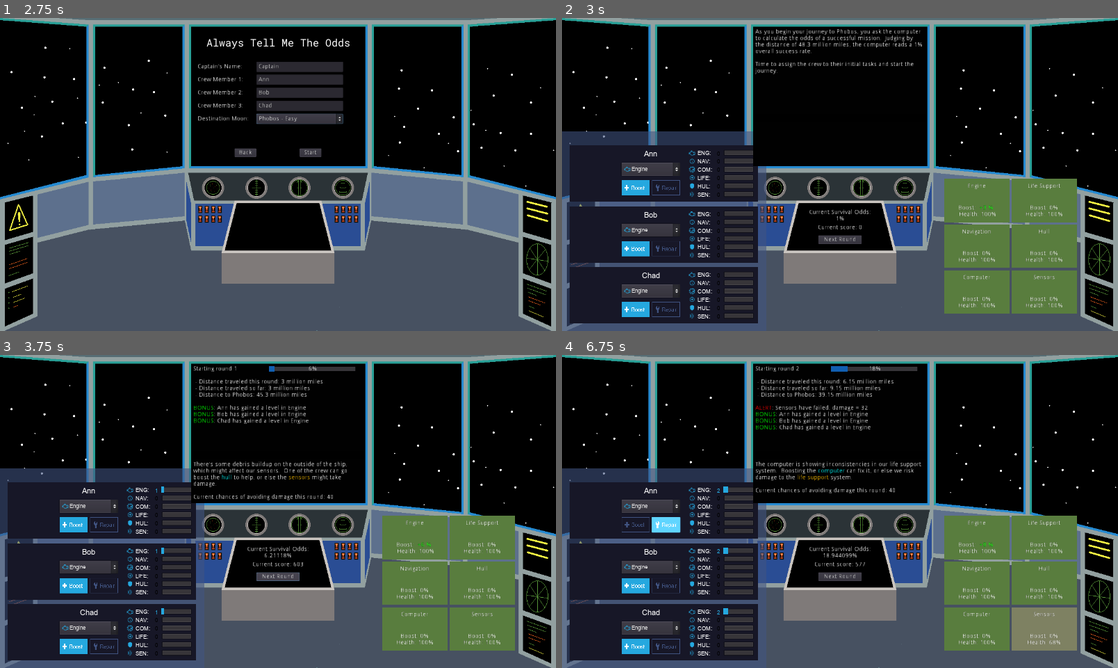
Above: before the commit, frames 1-4 (two rows, left to right).
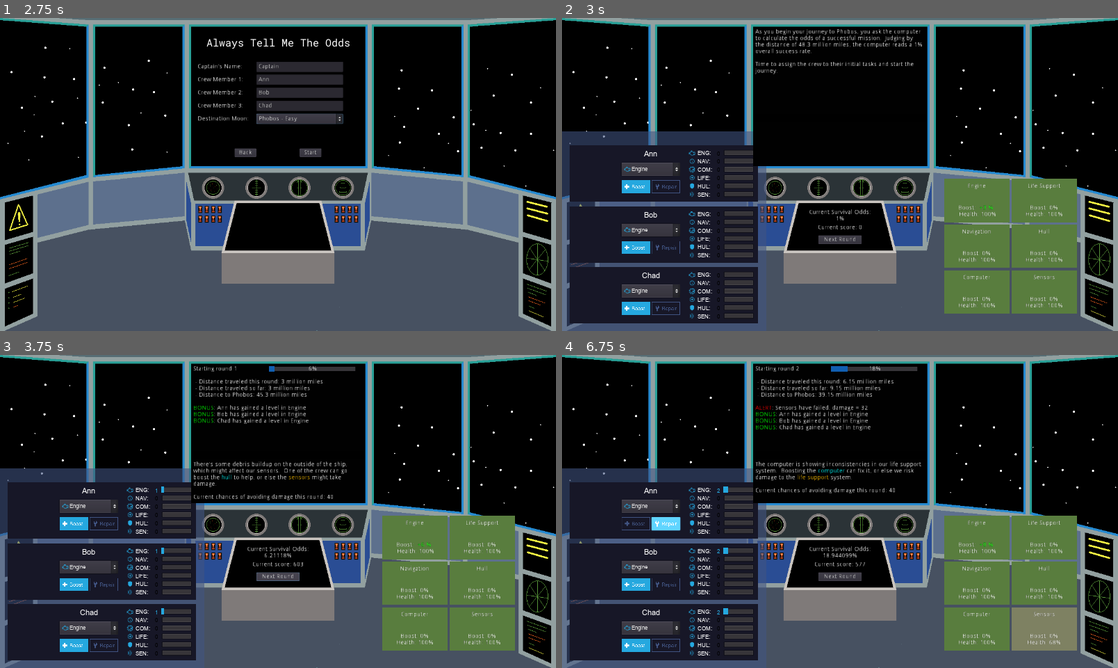
Above: after the commit, the same moments.

Repository: cparlette/alwaystellmetheodds
Game: Godot game, scene res://MainMenu.tscn
The game is run twice, just before and just after one commit, with the same random seed, the same clock (stepped at 60 frames per second) and the same inputs.
Inputs (mouse positions are in pixels of both pictures, inside the frame that each line leads up to):
- Up to frame 1 (2.75 s): click "New Game" at 0.5 s; click "Phobos - Easy" at 1.25 s; click "Phobos - Easy" at 2 s
- Up to frame 2 (3 s): click "Start" at 2.75 s
- Up to frame 3 (3.75 s): click "Next Round" at 3.5 s
- Up to frame 4 (6.75 s): click "Next Round" at 4.25 s; click "Engine" at 5 s; click (634, 524) at 5.77 s; click (667, 524) at 6.52 s

Frame 1 is identical in both runs. In frame 2, 0.3% of the frame differs, in the area x 10-22%, y 51-96%; in frame 3, 0.3%; in frame 4, 0.4%.

Commit message:
Fixed button sizes so it wasn't stretched

Diff:
--- a/Crew.tscn
+++ b/Crew.tscn
@@ -19,30 +19,29 @@
 [sub_resource type="StyleBoxFlat" id=1]
 bg_color = Color( 0.14902, 0.662745, 0.878431, 1 )
 
-[sub_resource type="Theme" id=3]
-
-[sub_resource type="ImageTexture" id=7]
-
-[sub_resource type="ImageTexture" id=8]
-
-[sub_resource type="StyleBoxTexture" id=4]
+[sub_resource type="Theme" id=2]
+
+[sub_resource type="ImageTexture" id=3]
+
+[sub_resource type="ImageTexture" id=4]
+
+[sub_resource type="StyleBoxTexture" id=5]
 texture = ExtResource( 11 )
 region_rect = Rect2( 0, 0, 276, 126 )
 
-[sub_resource type="StyleBoxTexture" id=5]
+[sub_resource type="StyleBoxTexture" id=6]
 texture = ExtResource( 10 )
 region_rect = Rect2( 0, 0, 276, 126 )
 
-[sub_resource type="StyleBoxTexture" id=9]
+[sub_resource type="StyleBoxTexture" id=7]
 texture = ExtResource( 11 )
 region_rect = Rect2( 0, 0, 276, 126 )
 
-[sub_resource type="StyleBoxTexture" id=6]
+[sub_resource type="StyleBoxTexture" id=8]
 texture = ExtResource( 12 )
 region_rect = Rect2( 0, 0, 281, 130 )
 
-[sub_resource type="ButtonGroup" id=2]
-resource_name = "tasks"
+[sub_resource type="ButtonGroup" id=9]
 
 [sub_resource type="ImageTexture" id=10]
 
@@ -230,32 +229,32 @@
 [node name="BoostCheck" type="CheckBox" parent="."]
 margin_left = 120.0
 margin_top = 80.0
-margin_right = 185.0
-margin_bottom = 115.0
-theme = SubResource( 3 )
-custom_icons/radio_checked = SubResource( 7 )
-custom_icons/radio_unchecked = SubResource( 8 )
-custom_styles/hover = SubResource( 4 )
-custom_styles/pressed = SubResource( 5 )
-custom_styles/hover_pressed = SubResource( 9 )
-custom_styles/normal = SubResource( 6 )
-group = SubResource( 2 )
+margin_right = 186.0
+margin_bottom = 110.0
+theme = SubResource( 2 )
+custom_icons/radio_checked = SubResource( 3 )
+custom_icons/radio_unchecked = SubResource( 4 )
+custom_styles/hover = SubResource( 5 )
+custom_styles/pressed = SubResource( 6 )
+custom_styles/hover_pressed = SubResource( 7 )
+custom_styles/normal = SubResource( 8 )
+group = SubResource( 9 )
 __meta__ = {
 "_edit_use_anchors_": false
 }
 
 [node name="RepairCheck" type="CheckBox" parent="."]
-margin_left = 190.0
+margin_left = 189.0
 margin_top = 80.0
 margin_right = 255.0
-margin_bottom = 115.0
+margin_bottom = 110.0
 custom_icons/radio_checked = SubResource( 10 )
 custom_icons/radio_unchecked = SubResource( 11 )
 custom_styles/hover = SubResource( 12 )
 custom_styles/pressed = SubResource( 13 )
 custom_styles/hover_pressed = SubResource( 14 )
 custom_styles/normal = SubResource( 15 )
-group = SubResource( 2 )
+group = SubResource( 9 )
 [connection signal="item_selected" from="ModuleOption" to="." method="_on_ModuleOption_item_selected"]
 [connection signal="toggled" from="BoostCheck" to="." method="_on_BoostCheck_toggled"]
 [connection signal="toggled" from="RepairCheck" to="." method="_on_RepairCheck_toggled"]
